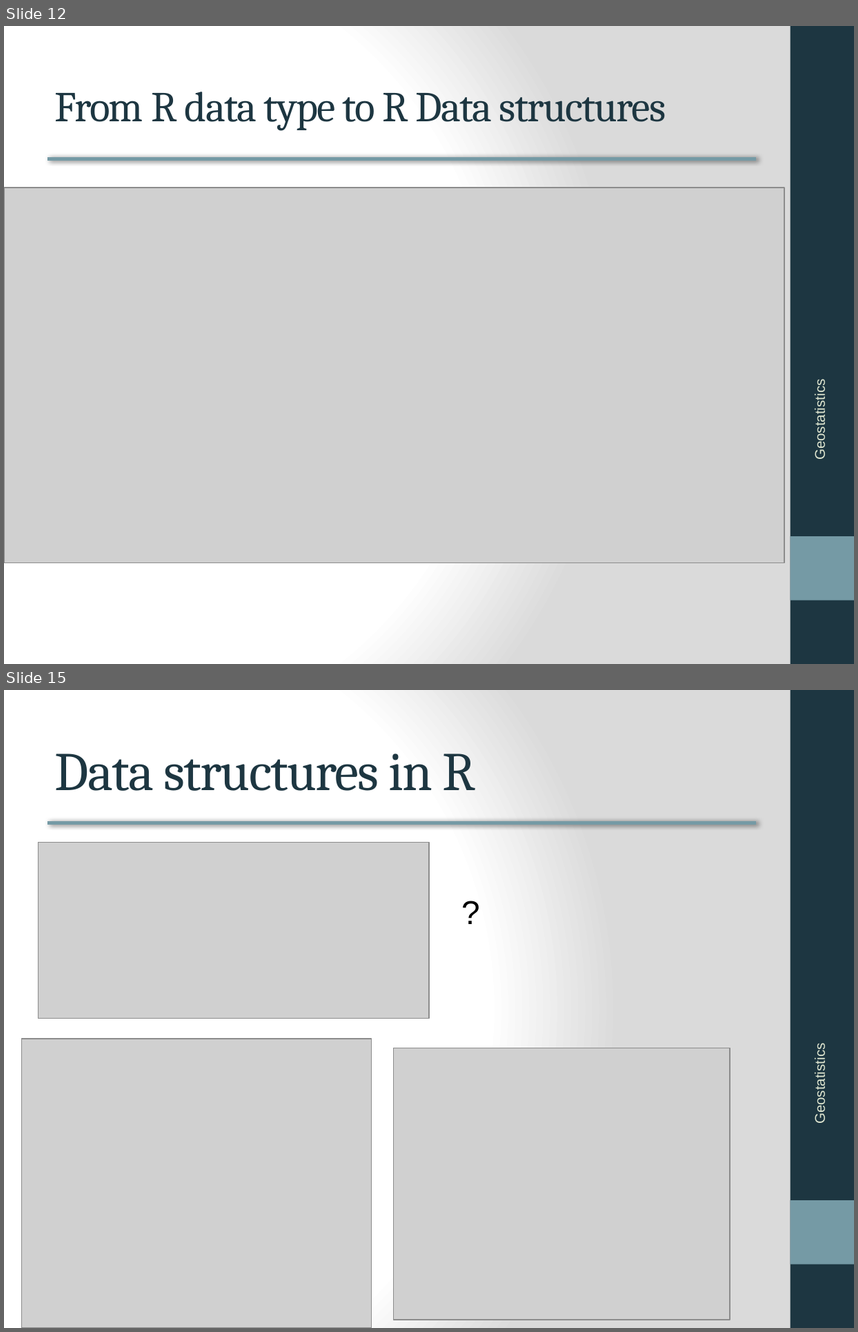
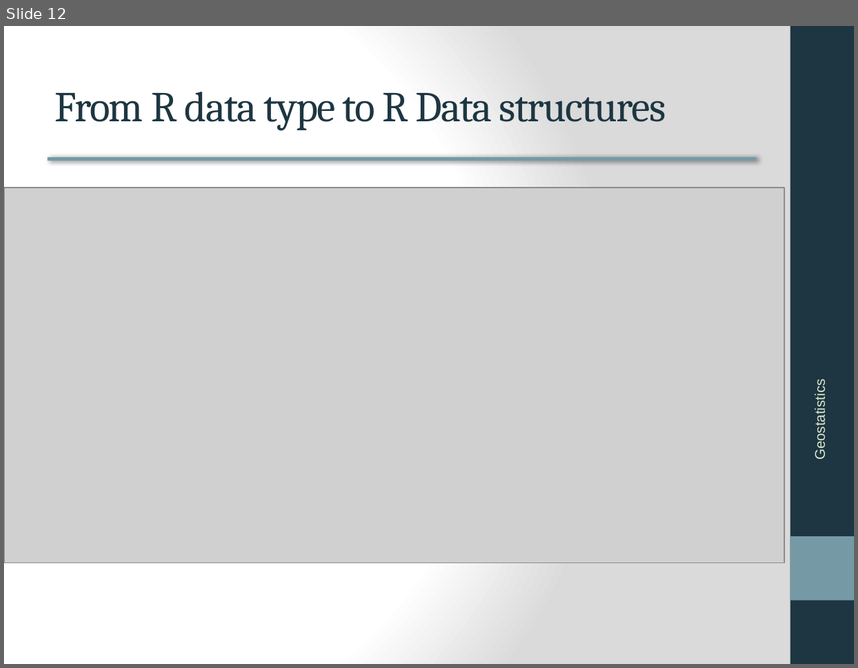
Before and after one commit to milkiaszerai/geol-0097-geostatistics, a slide deck: Slides_and_R_ Notebooks/GST_Pract_2022_01_Intro to R.pptx. Shown one above the other, each under a label of ours: slides 12 and 15 before the commit, slide 12 after it; the slides between them are not shown. The pictures are 858x1332 and 858x668 pixels, drawn with LibreOffice and Linux fonts; fonts in the diff are those of the drawing; grey boxes stand for pictures; background and template pictures are left out. Boxes give left, top, right and bottom in pixels: in the first picture for what was removed or moved away, otherwise in the second. Text is boxed around its words. In the diff, an @@ line names an element or a change of style, - is before the commit and + after.

```diff
--- a/Slides_and_R_ Notebooks/GST_Pract_2022_01_Intro to R.pptx
+++ b/Slides_and_R_ Notebooks/GST_Pract_2022_01_Intro to R.pptx
@@ slide 15 removed at bbox=[4, 690, 854, 1328], background gradient #FFFFFF to #DADADA; not listed: 3 template elements that a slide beside it also shows @@
@@ title removed at bbox=[55, 753, 475, 791] @@
-Data structures in R
@@ picture removed at bbox=[38, 842, 429, 1018] @@
@@ text removed at bbox=[389, 887, 562, 936] @@
-?
@@ picture removed at bbox=[22, 1038, 371, 1328] @@
@@ picture removed at bbox=[393, 1048, 729, 1320] @@
@@ text removed at bbox=[812, 1050, 828, 1122] @@
-Geostatistics
```
Also in this commit, not shown: 15 other slides removed, 3 other files.
